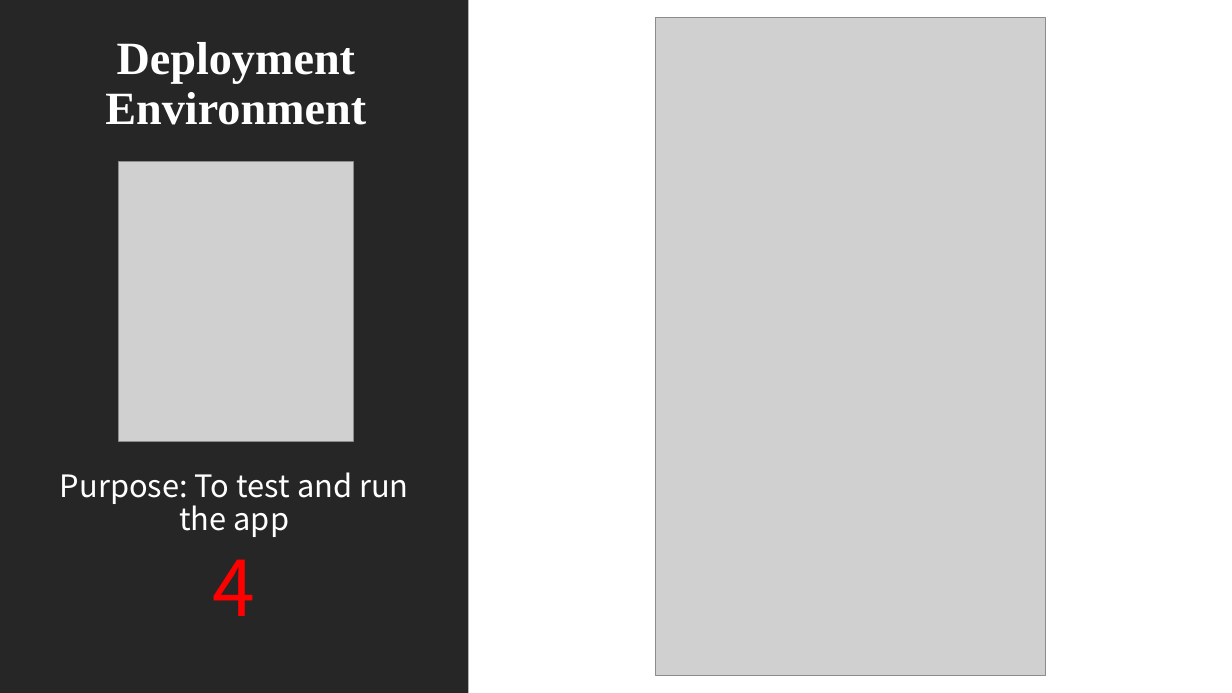
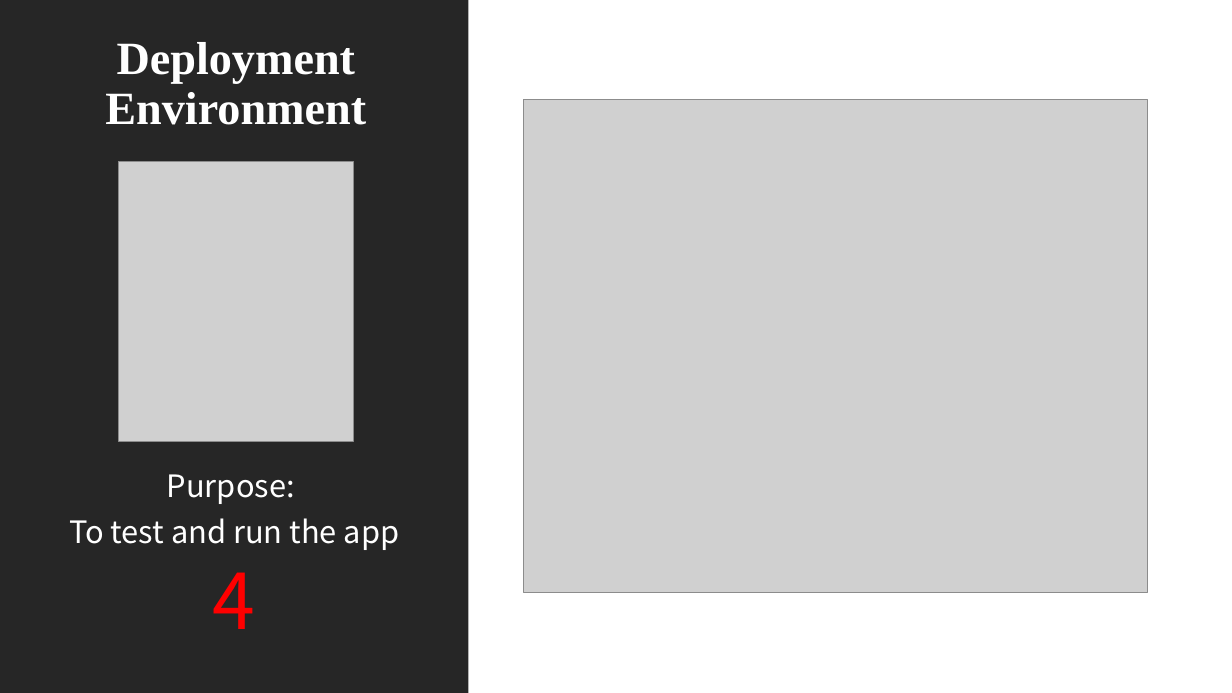
Before and after one commit to Computer-Girl/3308Project, a slide deck: slide 12 of LetsGo.pptx. Drawn at 1232x693 pixels with LibreOffice and Linux fonts; fonts in the diff are those of the drawing; grey boxes stand for pictures. Boxes give left, top, right and bottom in pixels: in the first picture for what was removed or moved away, otherwise in the second. Text is boxed around its words. In the diff, an @@ line names an element or a change of style, - is before the commit and + after.

```diff
--- a/LetsGo.pptx
+++ b/LetsGo.pptx
@@ picture resized from (x1=655, y1=18, x2=1045, y2=675) to (x1=524, y1=100, x2=1148, y2=592) @@
@@ text at (x1=69, y1=474, x2=400, y2=550): text changed @@
-Purpose: To test and run the app
+Purpose:
+To test and run the app
```
Also in this commit, not shown: 5 other slides changed, 2 slides added.
